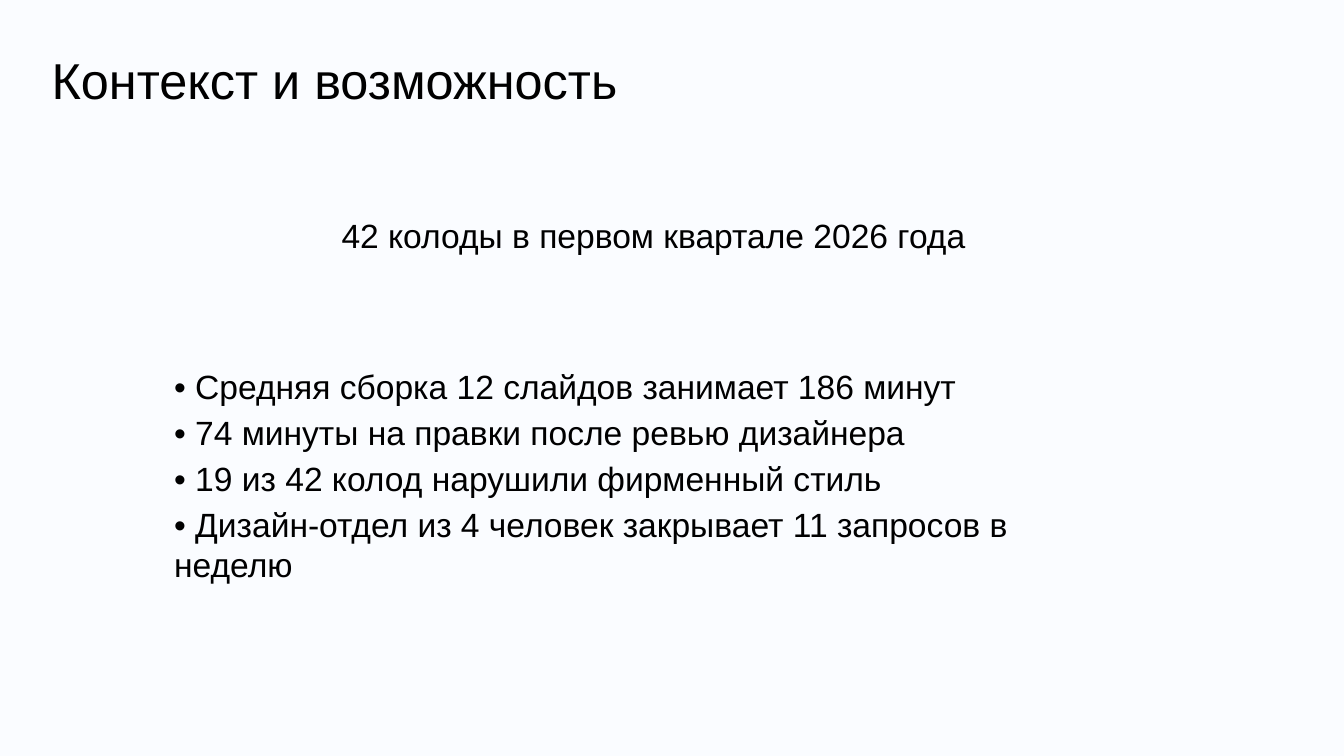
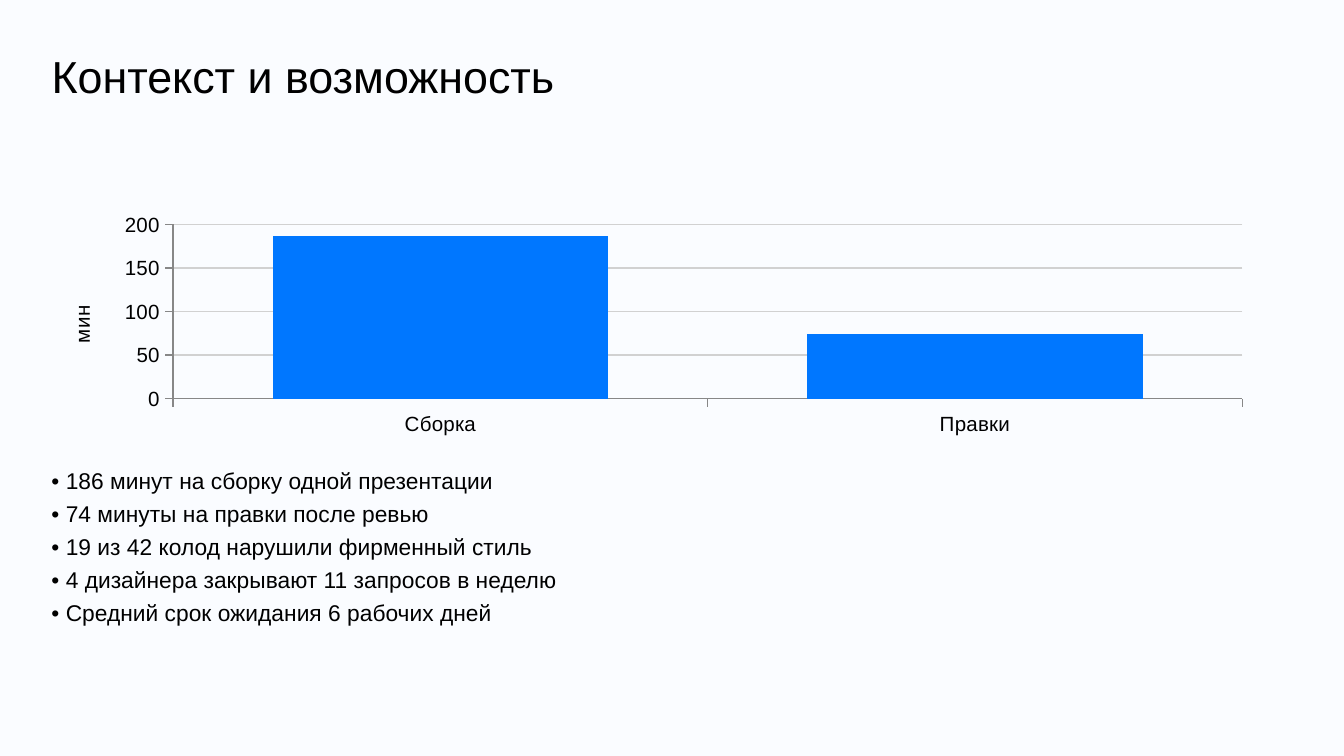
Before and after one commit to DiFoxenGit/-VKTechHackathon, a slide deck: slide 2 of samples/VK_Tech_шаблон__focus.pptx. Drawn at 1344x756 pixels with LibreOffice and Linux fonts; fonts in the diff are those of the drawing; background and template pictures are left out. Boxes give left, top, right and bottom in pixels: in the first picture for what was removed or moved away, otherwise in the second. Text is boxed around its words. In the diff, an @@ line names an element or a change of style, - is before the commit and + after.

```diff
--- a/samples/VK_Tech_шаблон__focus.pptx
+++ b/samples/VK_Tech_шаблон__focus.pptx
@@ text "Контекст и возможность" at bbox=[52, 62, 554, 94]: size 27.1 to 24 pt @@
@@ column chart added at bbox=[40, 208, 1267, 441] @@
+categories: Сборка, Правки
+Series 1: 186, 74
@@ text removed at bbox=[342, 224, 965, 255] @@
-42 колоды в первом квартале 2026 года
@@ text "• 186 минут на сборку ...": place and size @@
-text "• 186 минут на сборку ..." at bbox=[174, 374, 1008, 583]
+text "• 186 минут на сборку ..." at bbox=[66, 472, 556, 626]
@@ text at bbox=[66, 472, 492, 527]: text changed; size 18 to 12.2 pt @@
-• Средняя сборка 12 слайдов занимает 186 минут
-• 74 минуты на правки после ревью дизайнера
+• 186 минут на сборку одной презентации
+• 74 минуты на правки после ревью
@@ text at bbox=[66, 538, 532, 560]: size 18 to 12.2 pt in "• 19 из 42 колод нарушили фирменный ..." @@
@@ text at bbox=[66, 571, 556, 626]: text changed; size 18 to 12.2 pt @@
-• Дизайн‑отдел из 4 человек закрывает 11 запросов в неделю
+• 4 дизайнера закрывают 11 запросов в неделю
+• Средний срок ожидания 6 рабочих дней
```
Also in this commit, not shown: 3 other slides changed, 5 slides added, 5 slides removed, 27 other files.
